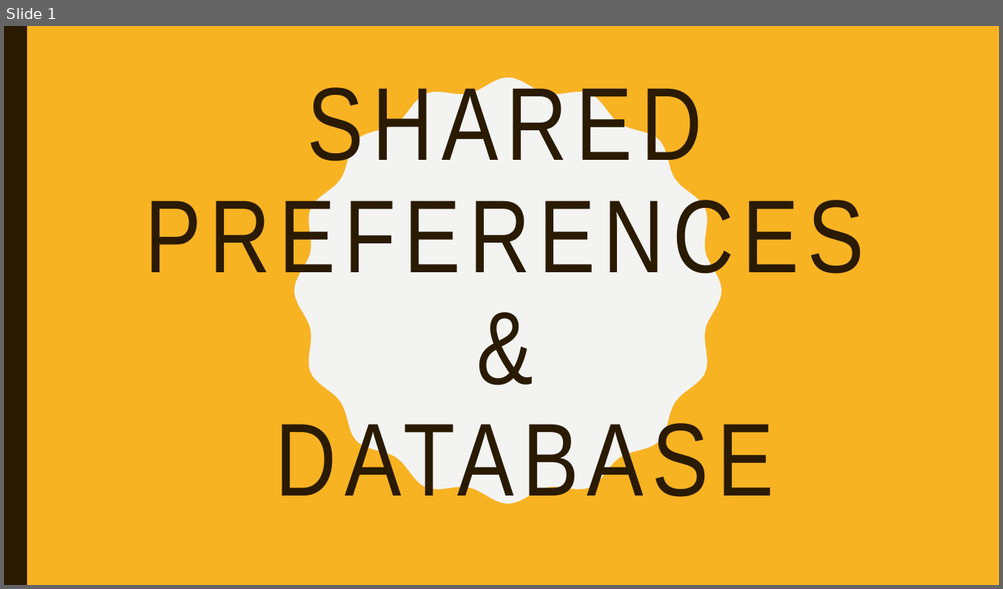
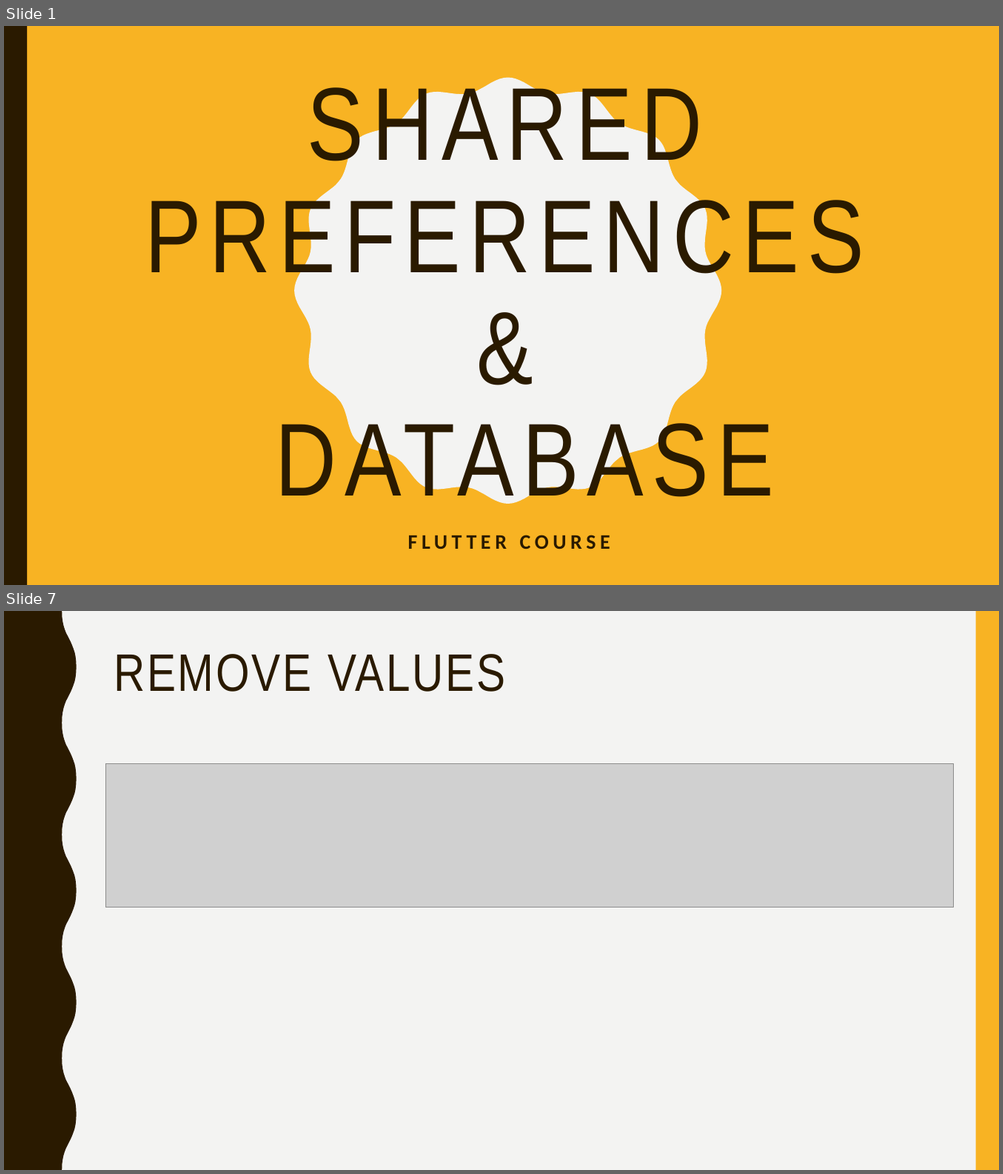
Before and after one commit to youssef2050/Course, a slide deck: Shared Preferences.pptx. Shown one above the other, each under a label of ours: slide 1 before the commit, slides 1 and 7 after it; the slides between them are not shown. The pictures are 1003x589 and 1003x1174 pixels, drawn with LibreOffice and Linux fonts; fonts in the diff are those of the drawing; grey boxes stand for pictures. Boxes give left, top, right and bottom in pixels: in the first picture for what was removed or moved away, otherwise in the second. Text is boxed around its words. In the diff, an @@ line names an element or a change of style, - is before the commit and + after.

```diff
--- a/Shared Preferences.pptx
+++ b/Shared Preferences.pptx
@@ slide 7 added at bbox=[4, 611, 999, 1170], background #F3F3F2 @@
@@ freeform shape added at bbox=[4, 611, 77, 1170], fill #2A1A00 @@
@@ rectangle added at bbox=[976, 611, 999, 1170], fill #F8B323 @@
@@ title added at bbox=[114, 654, 505, 692], 51 pt, text #2A1A00 @@
+REMOVE VALUES
@@ picture added at bbox=[106, 764, 953, 907] @@
@@ slide 1 changed as well @@
@@ subtitle added at bbox=[408, 535, 610, 549], 20 pt, text #2A1A00, bold @@
+FLUTTER COURSE
```
Also in this commit, not shown: 9 other slides added, 1 other file.
